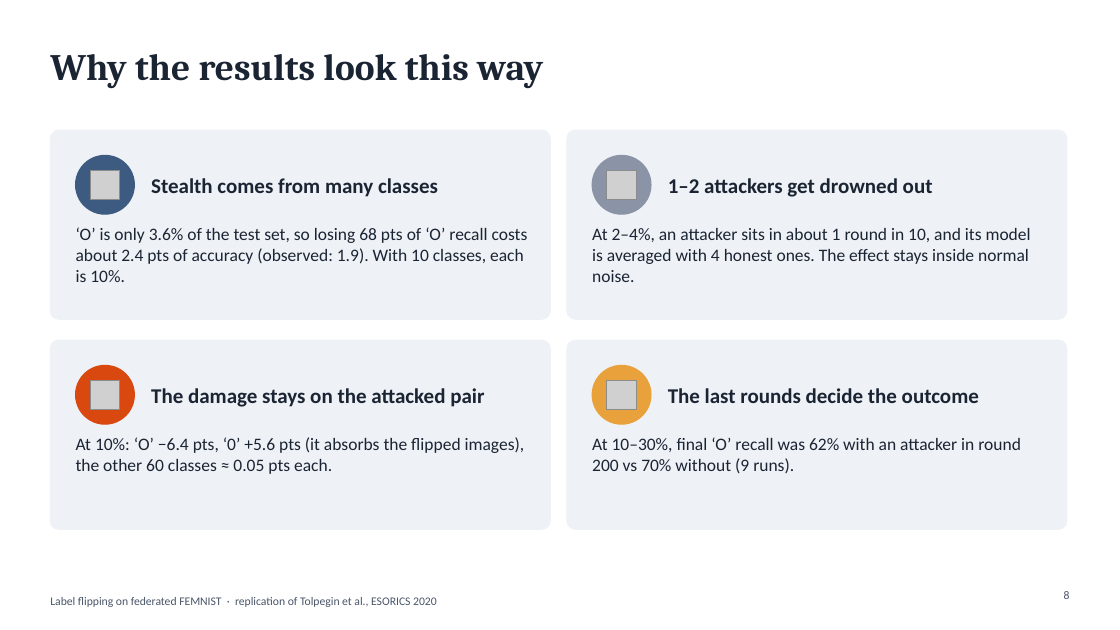
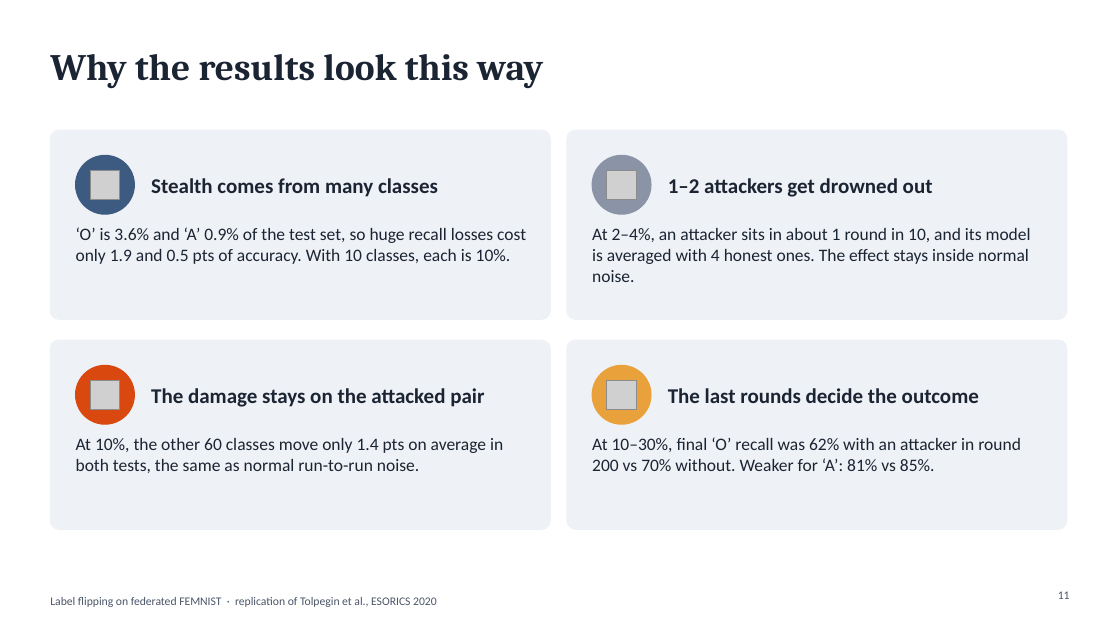
Before and after one commit to wetthamm/FederatedLearning, a slide deck: slide 11 of writeup/FEMNIST_label_flipping.pptx (slide 8 before the commit). Drawn at 1120x630 pixels with LibreOffice and Linux fonts; fonts in the diff are those of the drawing; grey boxes stand for pictures. Boxes give left, top, right and bottom in pixels: in the first picture for what was removed or moved away, otherwise in the second. Text is boxed around its words. In the diff, an @@ line names an element or a change of style, - is before the commit and + after.

```diff
--- a/writeup/FEMNIST_label_flipping.pptx
+++ b/writeup/FEMNIST_label_flipping.pptx
@@ text at (x1=76, y1=227, x2=526, y2=264): text changed @@
-‘O’ is only 3.6% of the test set, so losing 68 pts of ‘O’ recall costs about 2.4 pts of accuracy (observed: 1.9). With 10 classes, each is 10%.
+‘O’ is 3.6% and ‘A’ 0.9% of the test set, so huge recall losses cost only 1.9 and 0.5 pts of accuracy. With 10 classes, each is 10%.
@@ text at (x1=76, y1=438, x2=503, y2=473): text changed @@
-At 10%: ‘O’ −6.4 pts, ‘0’ +5.6 pts (it absorbs the flipped images), the other 60 classes ≈ 0.05 pts each.
+At 10%, the other 60 classes move only 1.4 pts on average in both tests, the same as normal run-to-run noise.
@@ text at (x1=592, y1=437, x2=1021, y2=471): text changed @@
-At 10–30%, final ‘O’ recall was 62% with an attacker in round 200 vs 70% without (9 runs).
+At 10–30%, final ‘O’ recall was 62% with an attacker in round 200 vs 70% without. Weaker for ‘A’: 81% vs 85%.
@@ page number at (x1=1058, y1=591, x2=1070, y2=599): text changed @@
-8
+11
```
Also in this commit, not shown: 10 other slides changed, 4 slides added.
